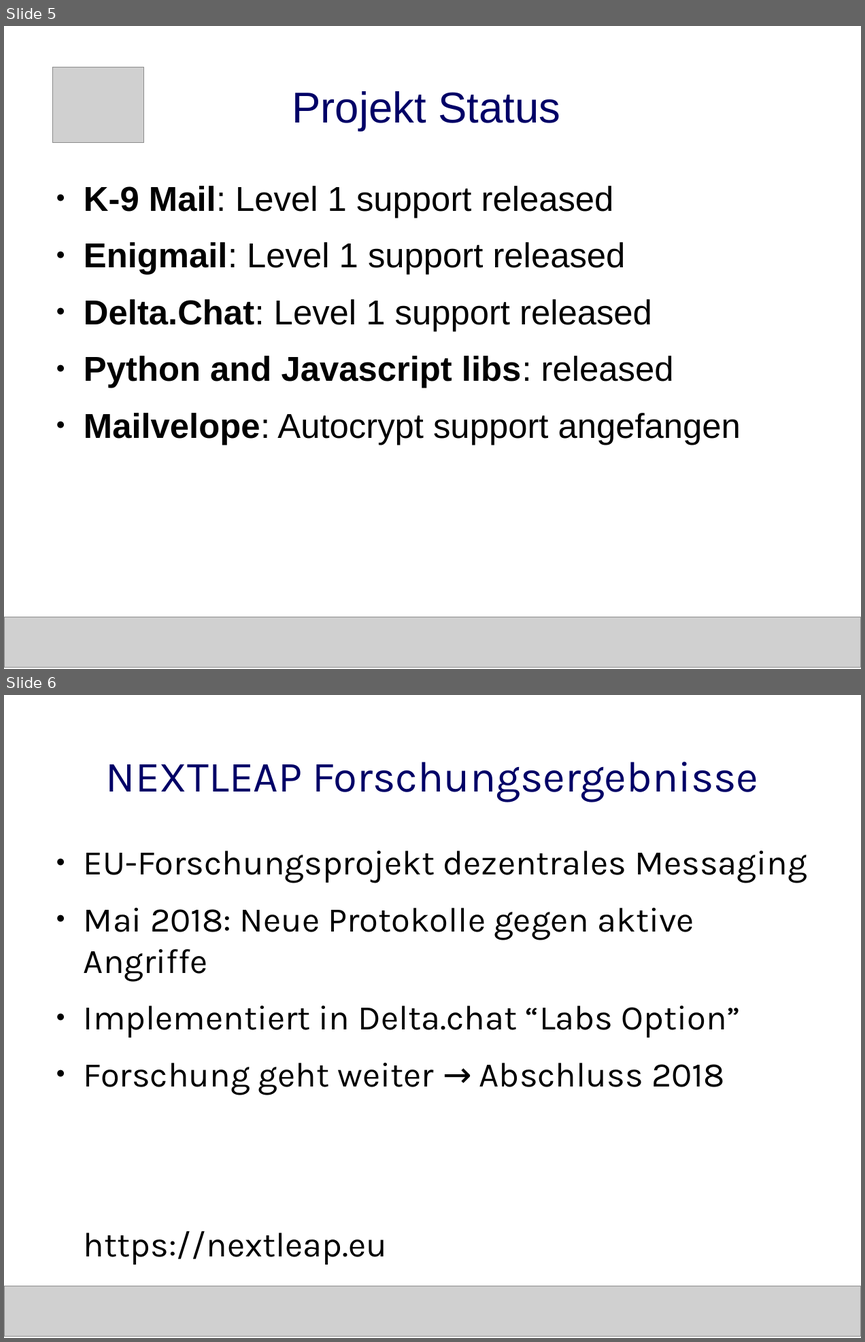
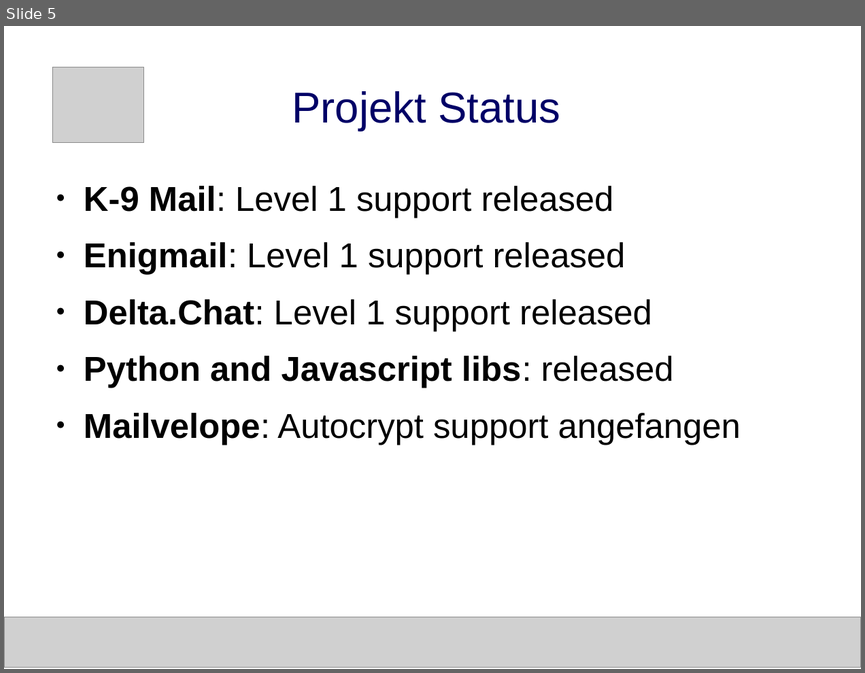
Before and after one commit to deltachat/playground, a slide deck: talks/dud-2018-autocrypt.odp. Shown one above the other, each under a label of ours: slides 5 and 6 before the commit, slide 5 after it. The pictures are 865x1342 and 865x673 pixels, drawn with LibreOffice and Linux fonts; fonts in the diff are those of the drawing; grey boxes stand for pictures. Boxes give left, top, right and bottom in pixels: in the first picture for what was removed or moved away, otherwise in the second. Text is boxed around its words. In the diff, an @@ line names an element or a change of style, - is before the commit and + after.

```diff
--- a/talks/dud-2018-autocrypt.odp
+++ b/talks/dud-2018-autocrypt.odp
@@ slide 6 removed at box(4, 695, 861, 1338), background #FFFFFF @@
@@ title removed at box(106, 762, 758, 802) @@
-NEXTLEAP Forschungsergebnisse
@@ text removed at box(84, 851, 807, 1265) @@
-● EU-Forschungsprojekt dezentrales Messaging
-● Mai 2018: Neue Protokolle gegen aktive Angriffe
-● Implementiert in Delta.chat “Labs Option”
-● Forschung geht weiter → Abschluss 2018
-https://nextleap.eu
@@ picture removed at box(4, 1286, 861, 1336) @@
```
Also in this commit, not shown: 7 slides changed.
